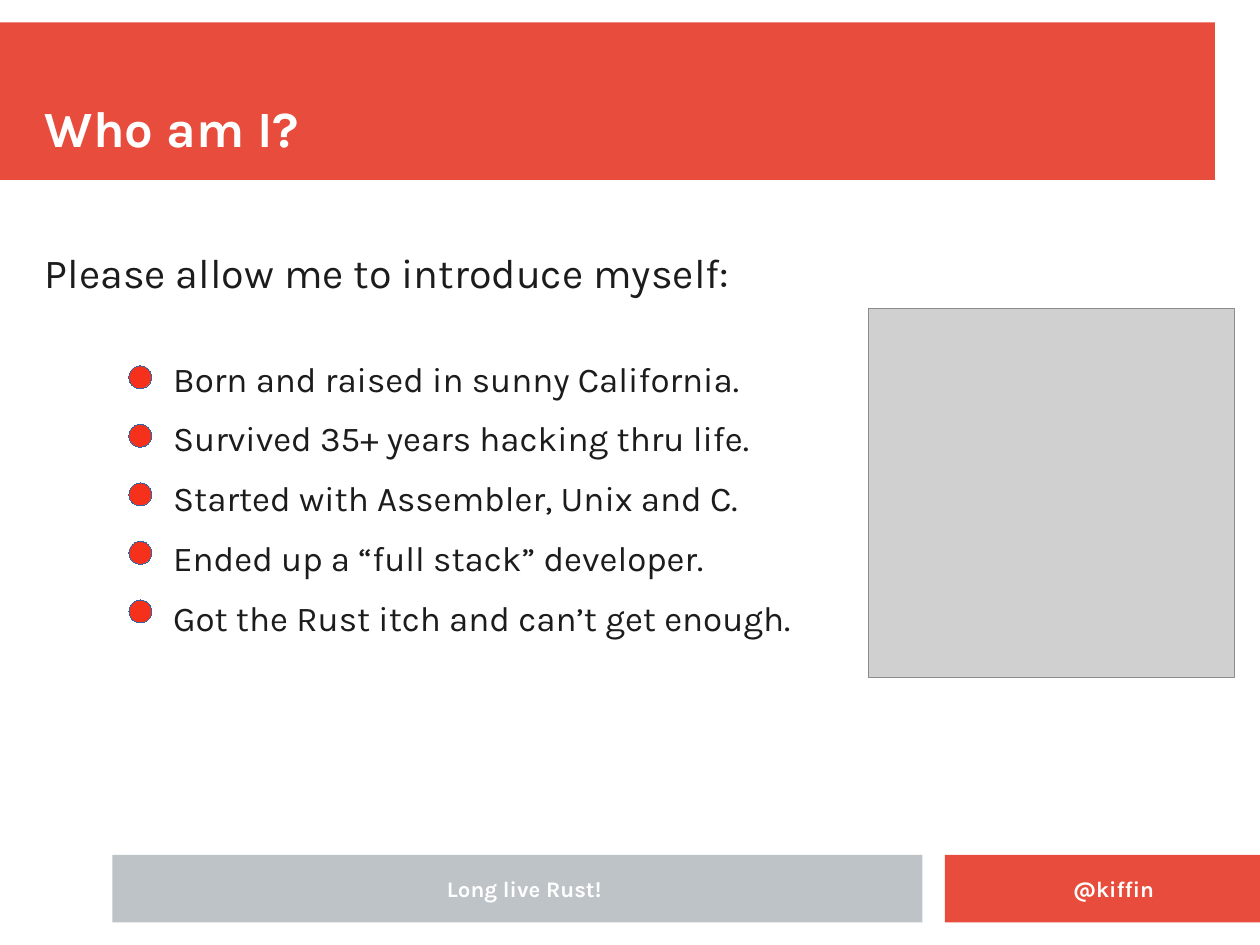
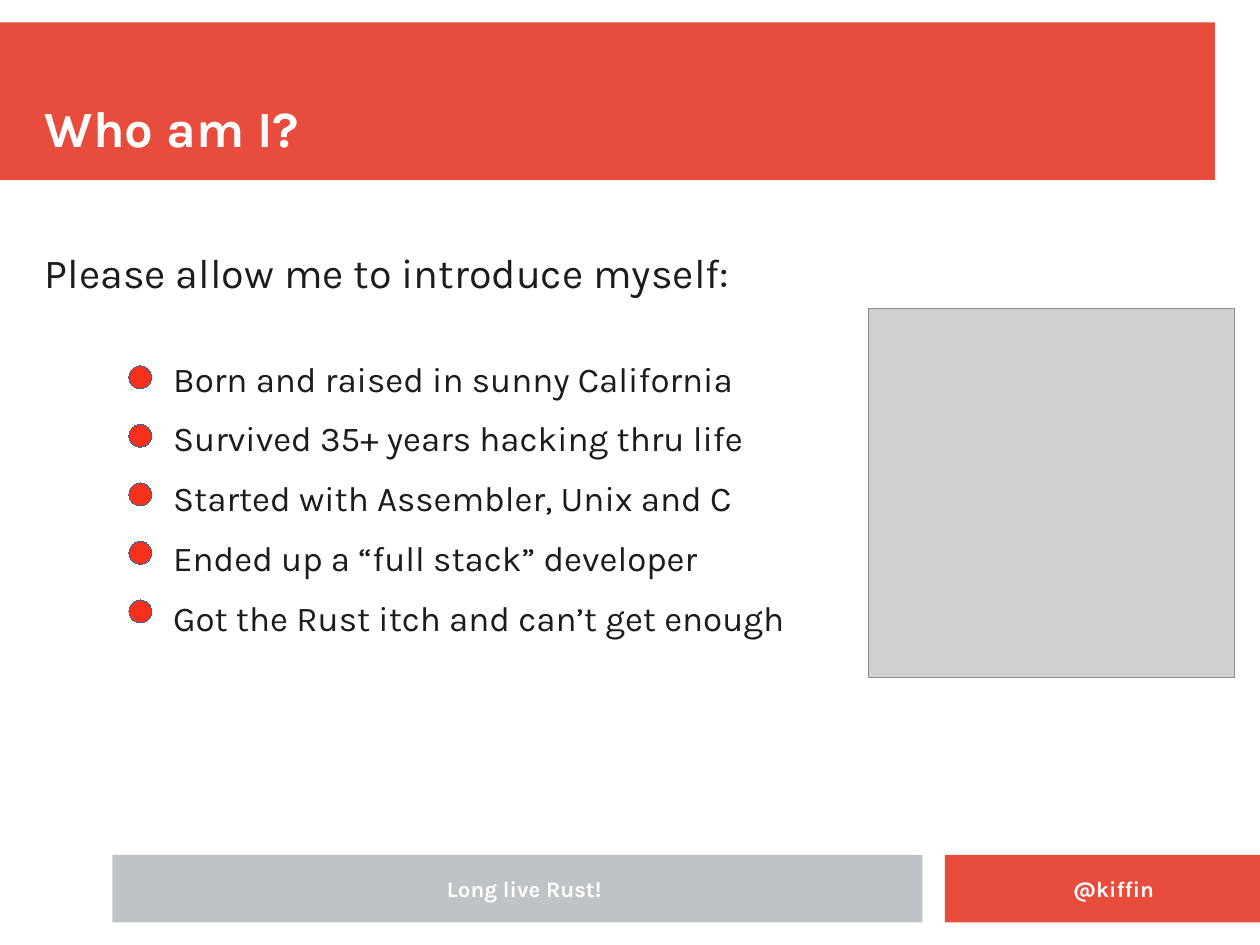
Before and after one commit to kgish/rust-node-addon-template, a slide deck: slide 2 of documents/Embedding-Rust-in-NodeJS-applications.odp. Drawn at 1260x945 pixels with LibreOffice and Linux fonts; fonts in the diff are those of the drawing; grey boxes stand for pictures; background and template pictures are left out. Boxes give left, top, right and bottom in pixels: in the first picture for what was removed or moved away, otherwise in the second. Text is boxed around its words. In the diff, an @@ line names an element or a change of style, - is before the commit and + after.

Commit message:
Updated the presentation again.

```diff
--- a/documents/Embedding-Rust-in-NodeJS-applications.odp
+++ b/documents/Embedding-Rust-in-NodeJS-applications.odp
@@ text at box(173, 368, 784, 640): text changed @@
-  Born and raised in sunny California.
-  Survived 35+ years hacking thru life.
-  Started with Assembler, Unix and C.
-  Ended up a “full stack” developer.
-  Got the Rust itch and can’t get enough.
+  Born and raised in sunny California
+  Survived 35+ years hacking thru life
+  Started with Assembler, Unix and C
+  Ended up a “full stack” developer
+  Got the Rust itch and can’t get enough
```
Also in this commit, not shown: 6 other slides changed, 1 other file.
